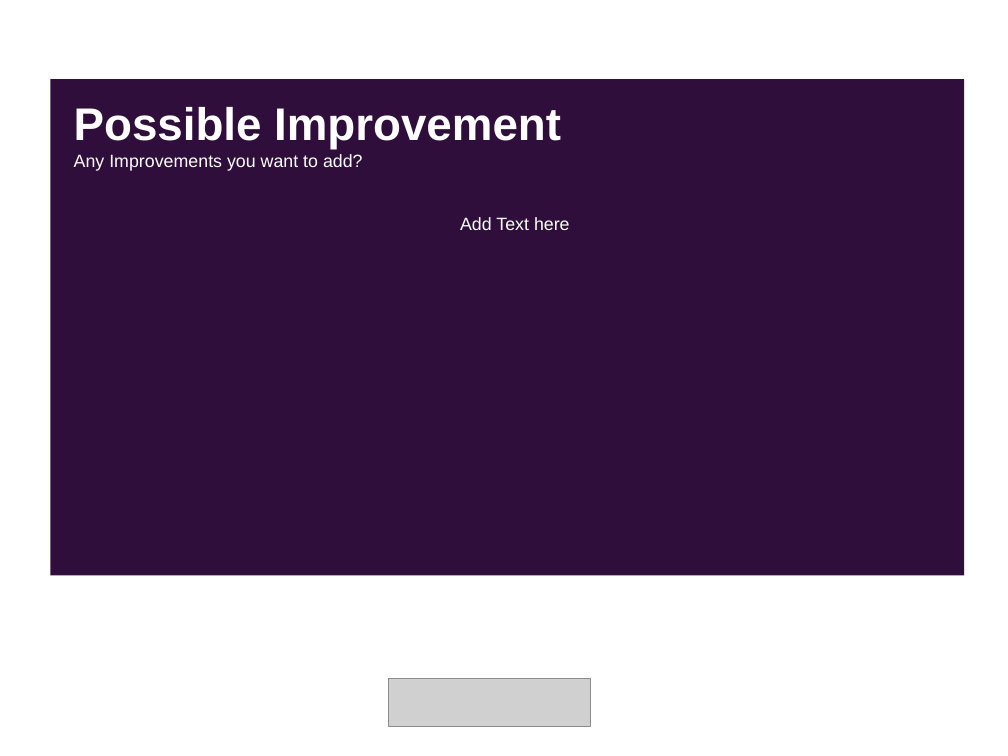
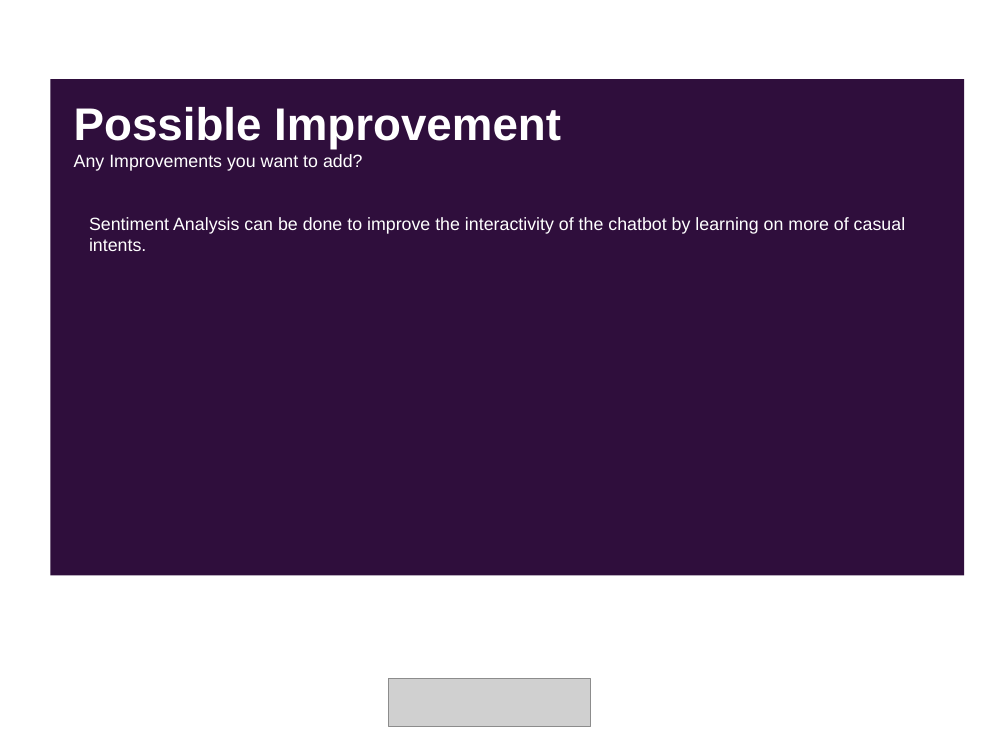
Before and after one commit to Snehashish30/NLP_chatbot, a slide deck: slide 14 of SolutionPresentation.pptx (slide 13 before the commit). Drawn at 1008x756 pixels with LibreOffice and Linux fonts; fonts in the diff are those of the drawing; grey boxes stand for pictures. Boxes give left, top, right and bottom in pixels: in the first picture for what was removed or moved away, otherwise in the second. Text is boxed around its words. In the diff, an @@ line names an element or a change of style, - is before the commit and + after.

```diff
--- a/SolutionPresentation.pptx
+++ b/SolutionPresentation.pptx
@@ text added at box(89, 217, 905, 251), 14 pt, text #FFFFFF @@
+Sentiment Analysis can be done to improve the interactivity of the chatbot by learning on more of casual intents.
@@ text removed at box(460, 217, 570, 230) @@
-Add Text here
```
Also in this commit, not shown: 10 other slides changed, 2 slides added, 1 slide removed, 14 other files.
